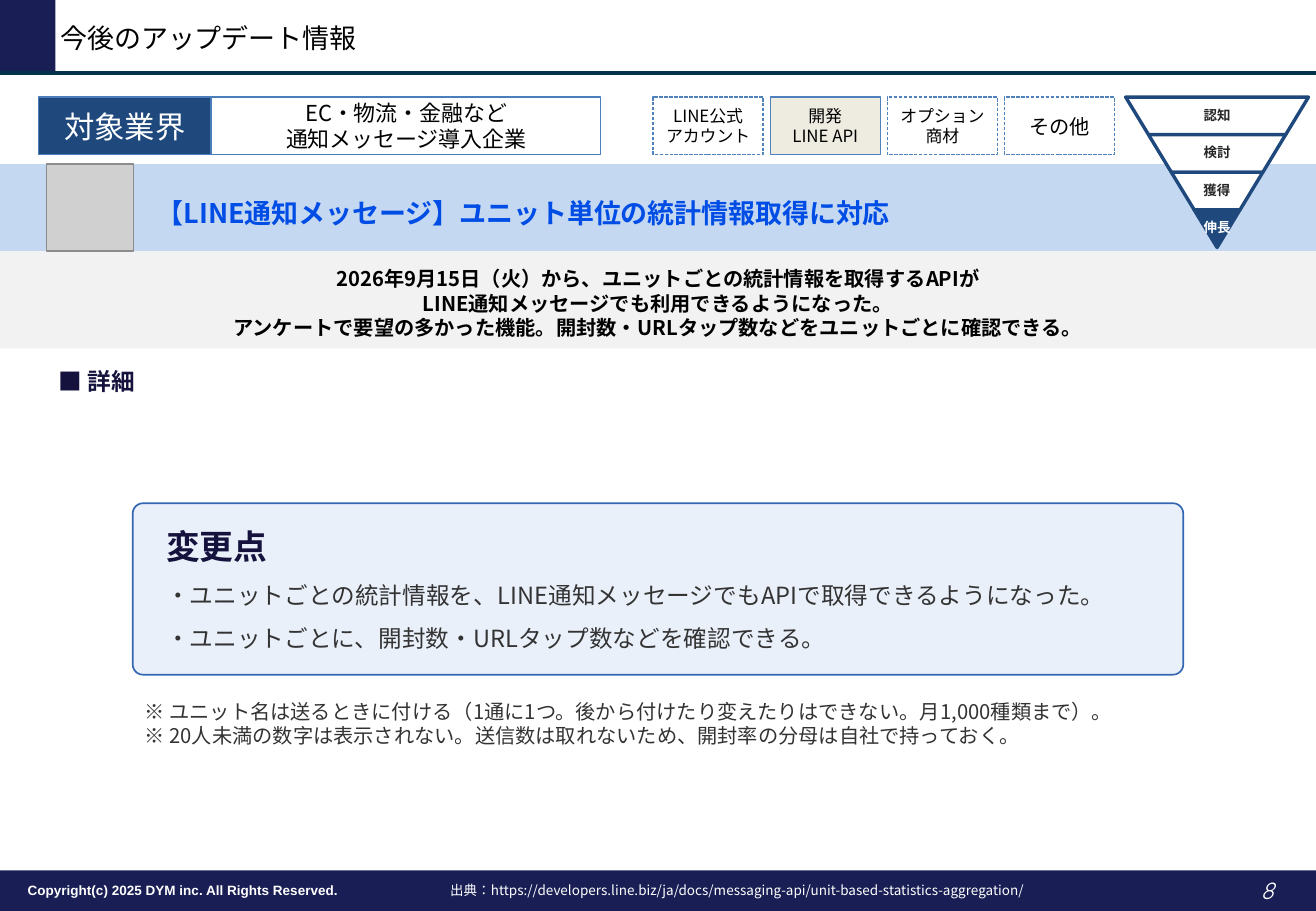
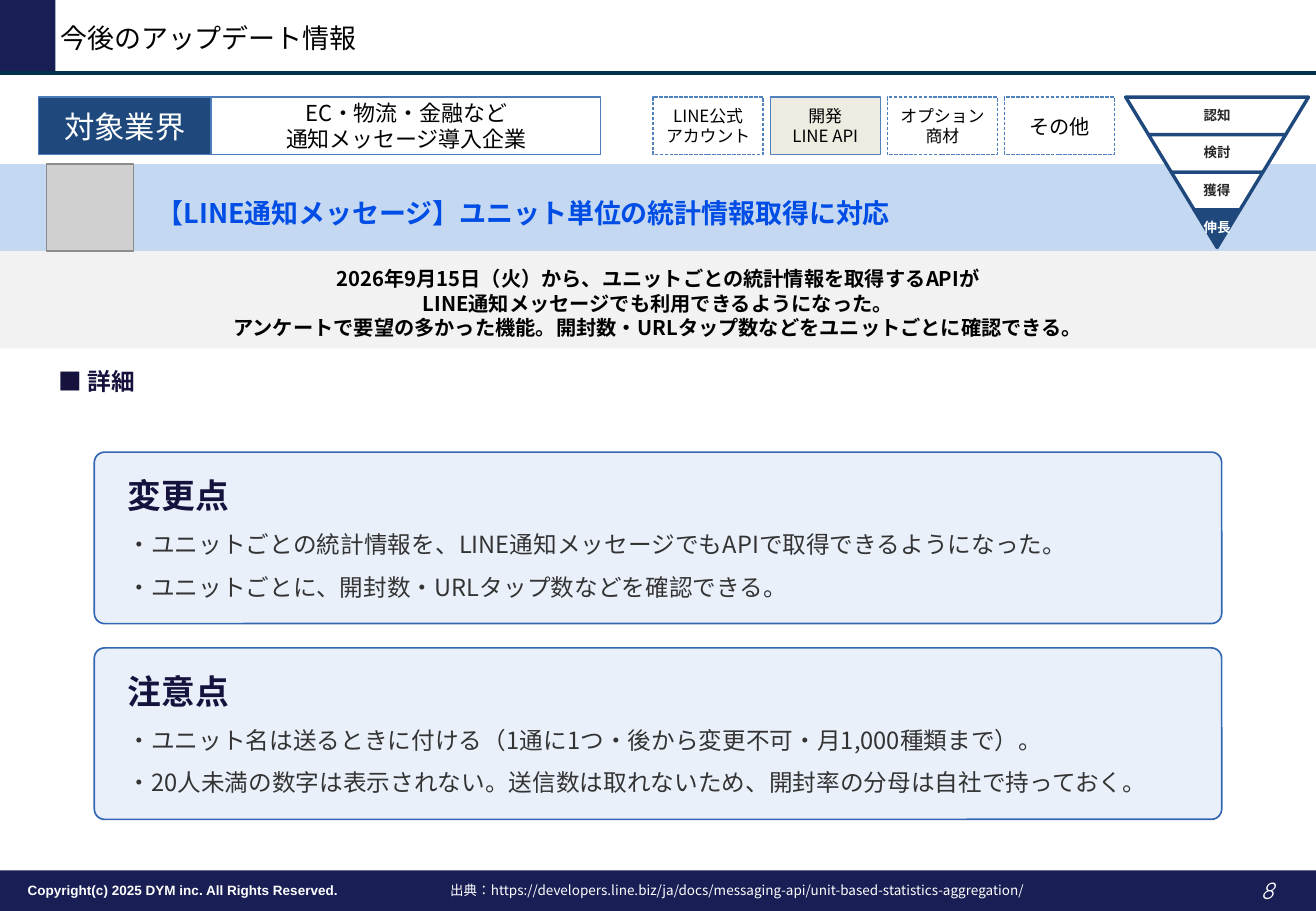
Before and after one commit to tonomura-r-dev/folder, a slide deck: slide 8 of LINEOA媒体最新情報_2026年10月トレンドレポート.pptx. Drawn at 1316x911 pixels with LibreOffice and Linux fonts; fonts in the diff are those of the drawing; grey boxes stand for pictures; background and template pictures are left out. Boxes give left, top, right and bottom in pixels: in the first picture for what was removed or moved away, otherwise in the second. Text is boxed around its words. In the diff, an @@ line names an element or a change of style, - is before the commit and + after.

```diff
--- a/LINEOA媒体最新情報_2026年10月トレンドレポート.pptx
+++ b/LINEOA媒体最新情報_2026年10月トレンドレポート.pptx
@@ rounded rectangle "変更点" resized from (x1=132, y1=503, x2=1184, y2=674) to (x1=95, y1=452, x2=1222, y2=623) @@
@@ rounded rectangle "注意点" resized from (x1=169, y1=702, x2=1112, y2=745) to (x1=95, y1=648, x2=1222, y2=819) @@
@@ rounded rectangle "注意点" at (x1=95, y1=648, x2=1222, y2=819): vertical alignment top to middle; fill none to #EAF0FA; outline none to #3467B2 1 pt @@
@@ text in rounded rectangle at (x1=128, y1=675, x2=1146, y2=793): text changed; size 12 to 14 pt @@
-※ ユニット名は送るときに付ける（1通に1つ。後から付けたり変えたりはできない。月1,000種類まで）。
-※ 20人未満の数字は表示されない。送信数は取れないため、開封率の分母は自社で持っておく。
+注意点
+・ユニット名は送るときに付ける（1通に1つ・後から変更不可・月1,000種類まで）。
+・20人未満の数字は表示されない。送信数は取れないため、開封率の分母は自社で持っておく。
```
Also in this commit, not shown: 1 other file.
